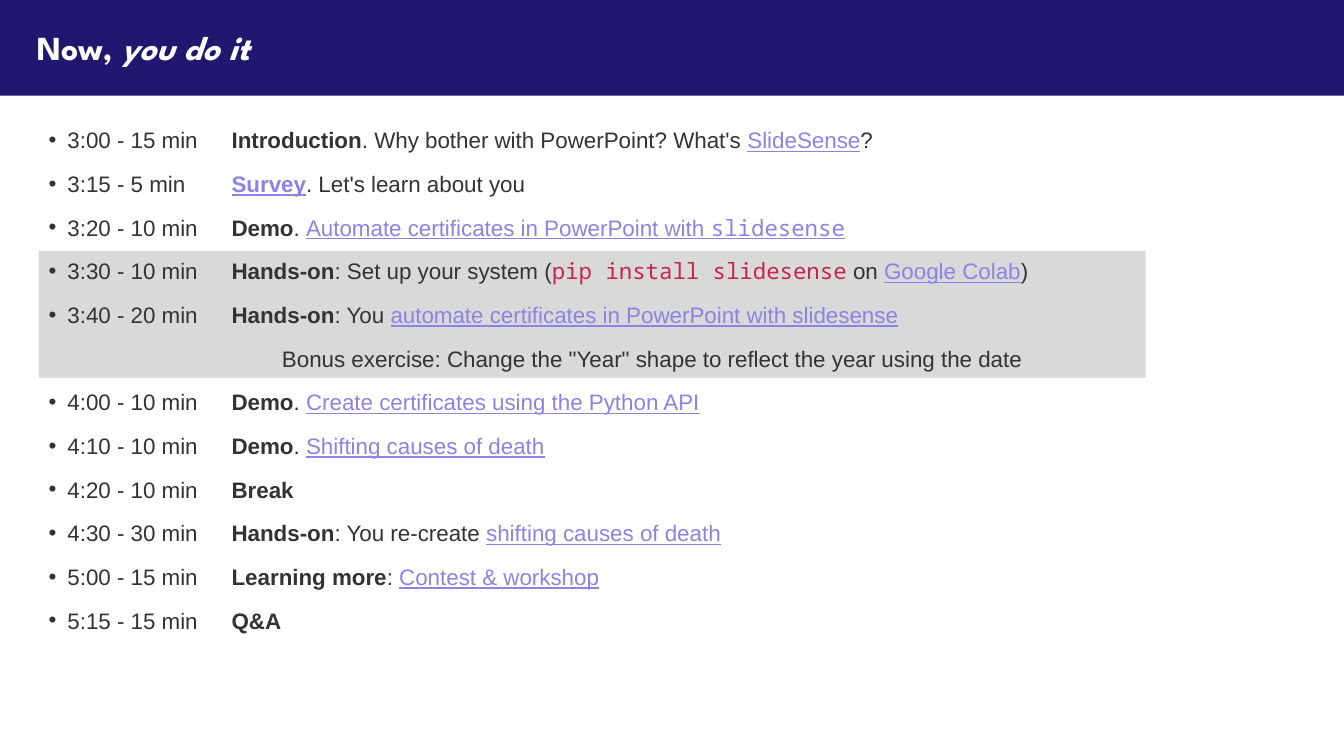
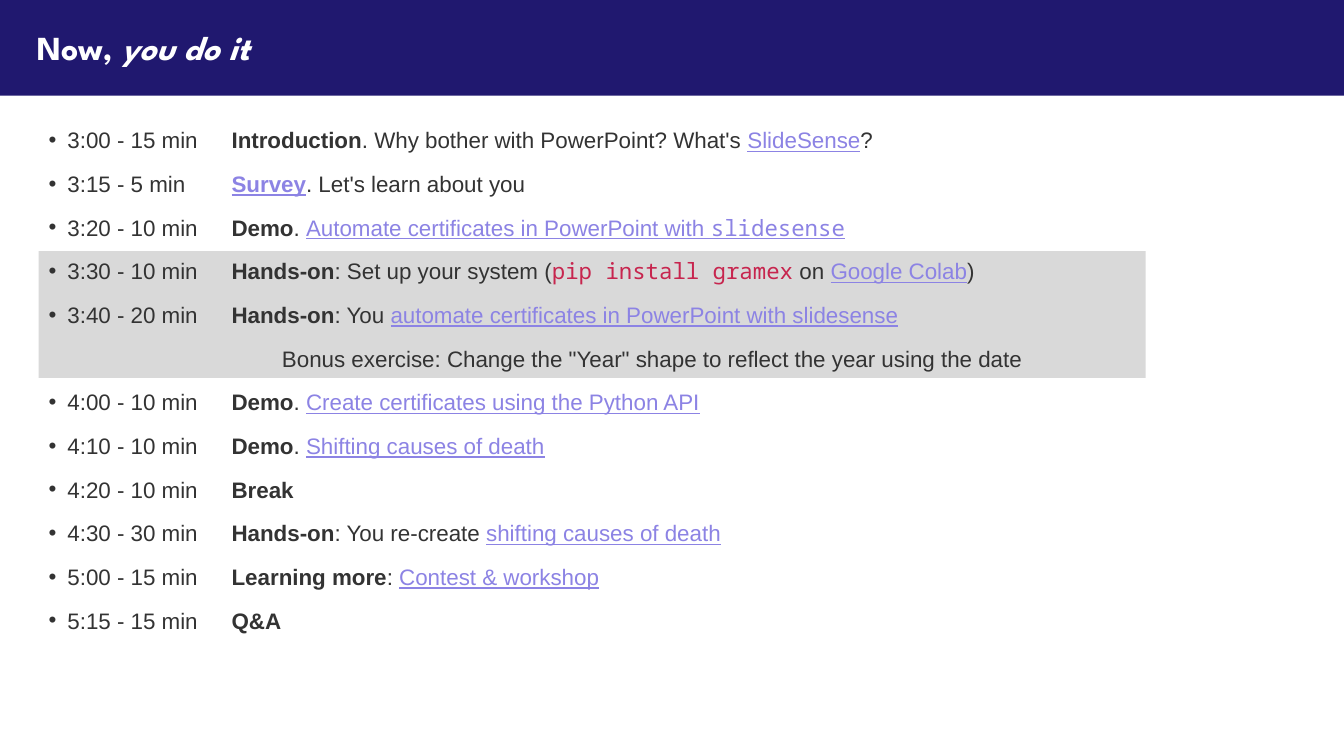
Before and after one commit to sanand0/pyconindia2020, a slide deck: slide 13 of animating-powerpoint-with-data.pptx. Drawn at 1344x756 pixels with LibreOffice and Linux fonts; fonts in the diff are those of the drawing; background and template pictures are left out. Boxes give left, top, right and bottom in pixels: in the first picture for what was removed or moved away, otherwise in the second. Text is boxed around its words. In the diff, an @@ line names an element or a change of style, - is before the commit and + after.

```diff
--- a/animating-powerpoint-with-data.pptx
+++ b/animating-powerpoint-with-data.pptx
@@ text at box(67, 262, 975, 285): text changed @@
-• 3:30 - 10 min Hands-on: Set up your system (pip install slidesense on Google Colab)
+• 3:30 - 10 min Hands-on: Set up your system (pip install gramex on Google Colab)
```
Also in this commit, not shown: 9 other slides changed, 1 other file.
